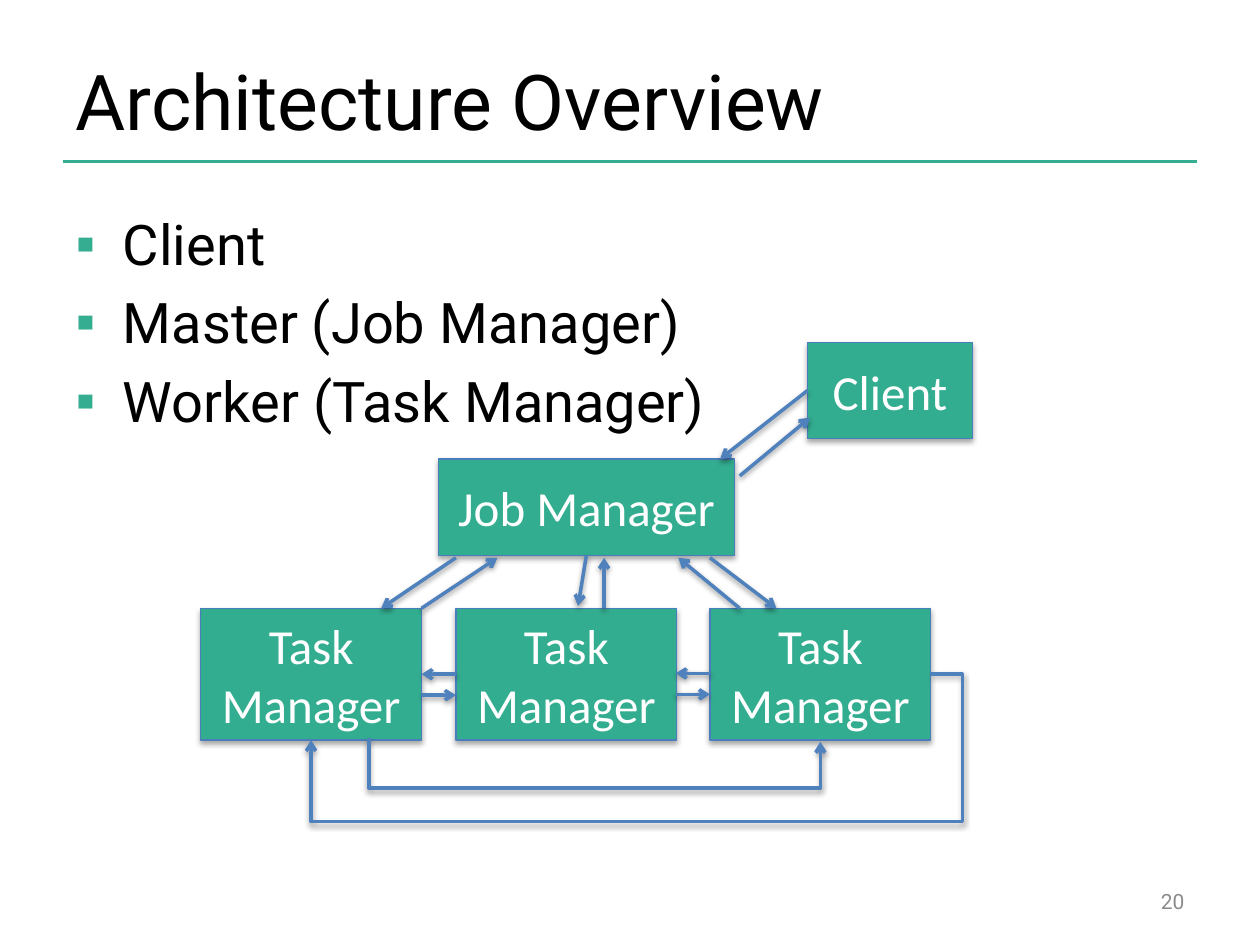
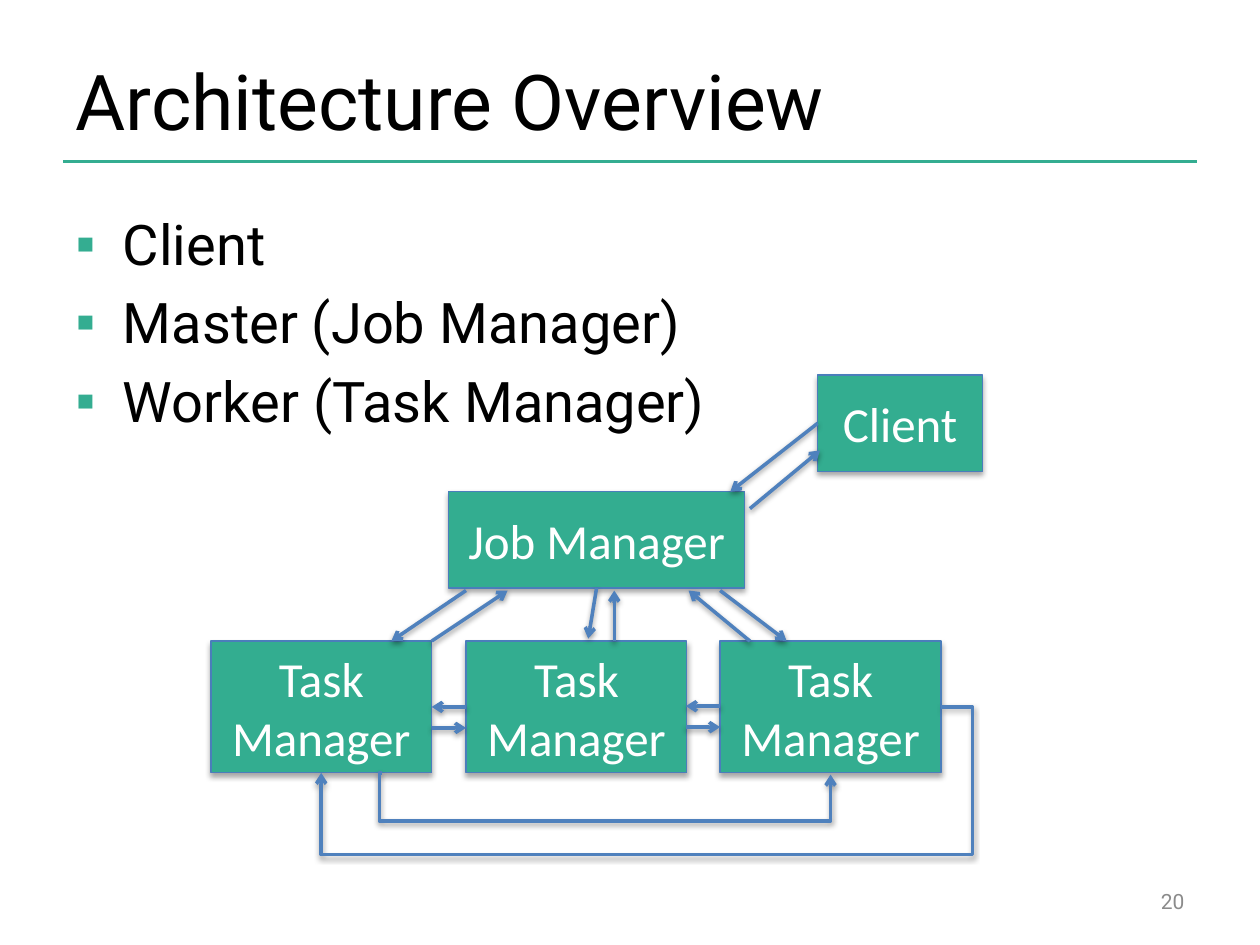
Before and after one commit to kperi/flink-training, a slide deck: slide 20 of slides/flink_overview.pptx. Drawn at 1260x945 pixels with LibreOffice and Linux fonts; fonts in the diff are those of the drawing; background and template pictures are left out. Boxes give left, top, right and bottom in pixels: in the first picture for what was removed or moved away, otherwise in the second. Text is boxed around its words. In the diff, an @@ line names an element or a change of style, - is before the commit and + after.

```diff
--- a/slides/flink_overview.pptx
+++ b/slides/flink_overview.pptx
@@ 5 rectangles, 4 arrows, 1 elbow arrow moved together from (x1=200, y1=343, x2=973, y2=789) to (x1=210, y1=375, x2=983, y2=822) @@
@@ 8 arrows, 1 elbow arrow moved together from (x1=311, y1=558, x2=963, y2=822) to (x1=321, y1=591, x2=973, y2=854) @@
```
Also in this commit, not shown: 1 other slide changed, 6 slides added.
